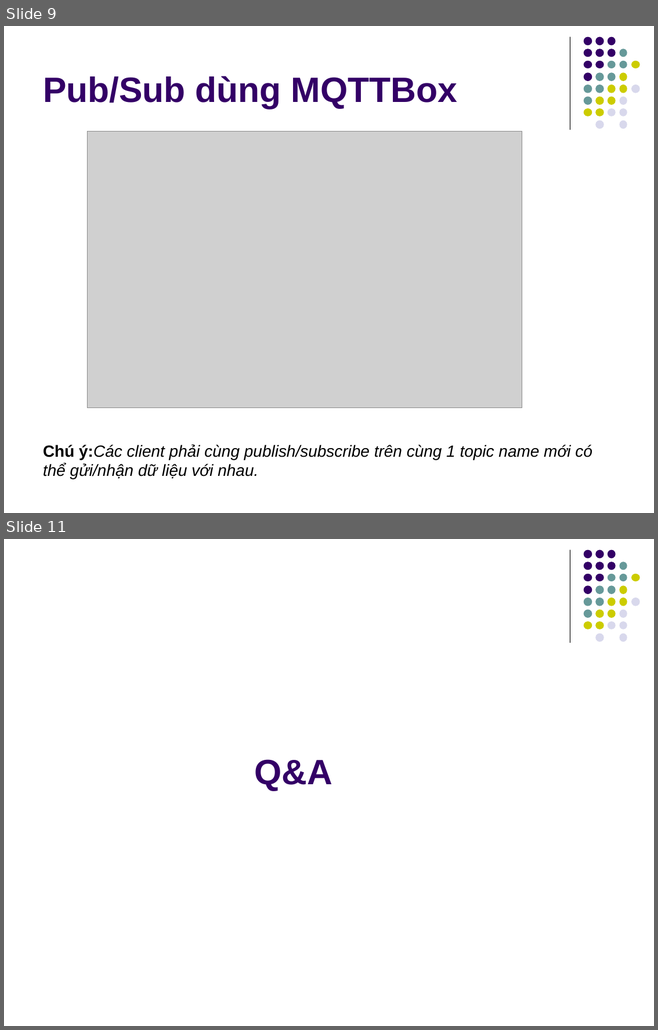
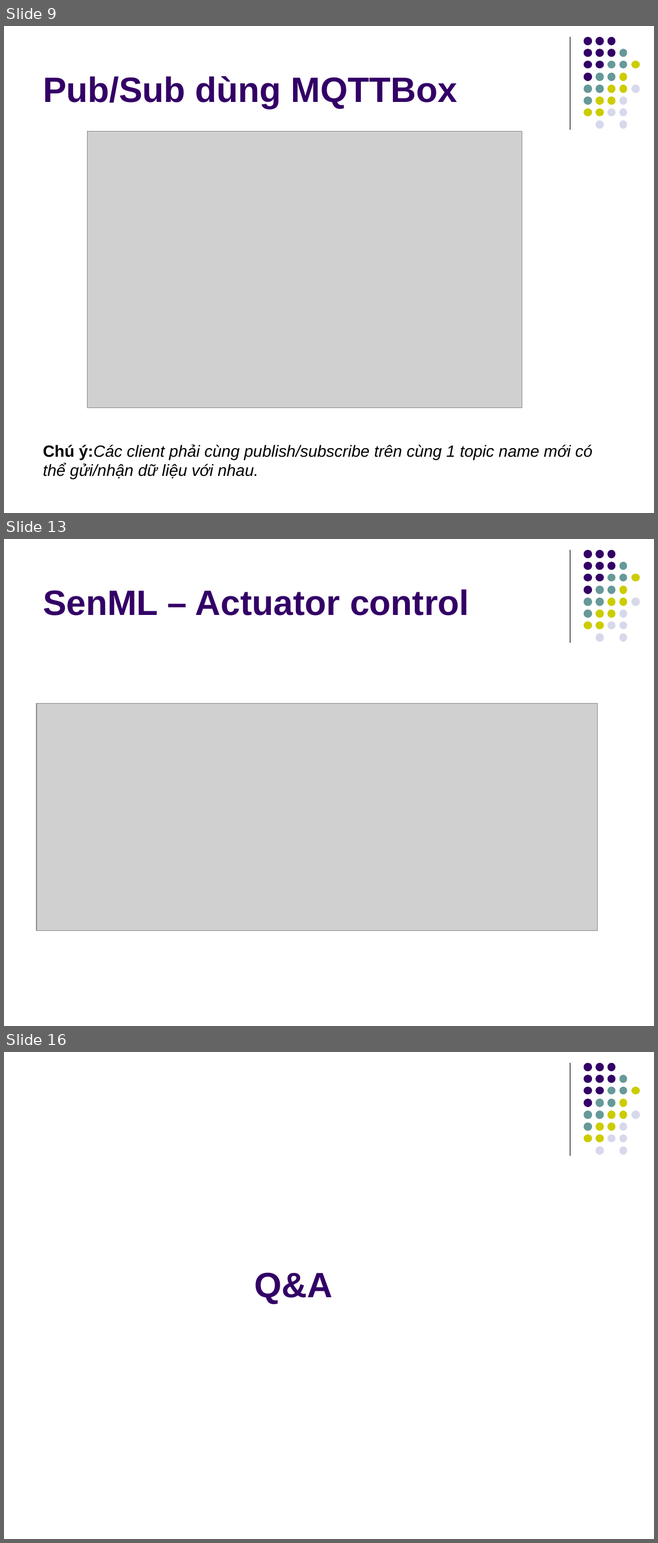
Before and after one commit to kmtekvn/hi-tech, a slide deck: slides/Buổi 4 - Giao tiếp MQTT.ppt. Shown one above the other, each under a label of ours: slides 9 and 11 before the commit, slides 9, 13 and 16 after it; the slides between them are not shown. The pictures are 658x1030 and 658x1543 pixels, drawn with LibreOffice and Linux fonts; fonts in the diff are those of the drawing; grey boxes stand for pictures. Boxes give left, top, right and bottom in pixels: in the first picture for what was removed or moved away, otherwise in the second. Text is boxed around its words. In the diff, an @@ line names an element or a change of style, - is before the commit and + after.

```diff
--- a/slides/Buổi 4 - Giao tiếp MQTT.ppt
+++ b/slides/Buổi 4 - Giao tiếp MQTT.ppt
@@ slide 13 added at bbox=[4, 539, 654, 1026], background #FFFFFF; not listed: 32 template elements that a slide beside it also shows @@
@@ title added at bbox=[43, 589, 469, 616], 39 pt, text #330066, bold @@
+SenML – Actuator control
@@ picture added at bbox=[36, 703, 597, 931] @@
@@ what was slide 11 is now slide 16 @@
```
Also in this commit, not shown: 1 slide changed, 4 other slides added, 6 other files.
